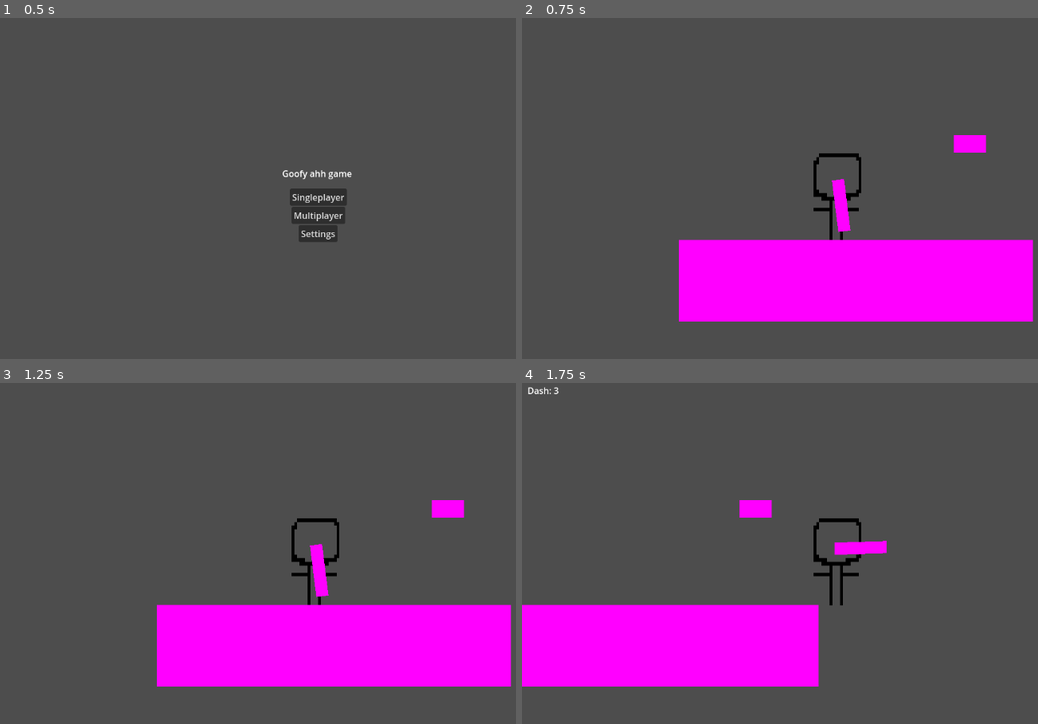
Above: before the commit, frames 1-4 (two rows, left to right).
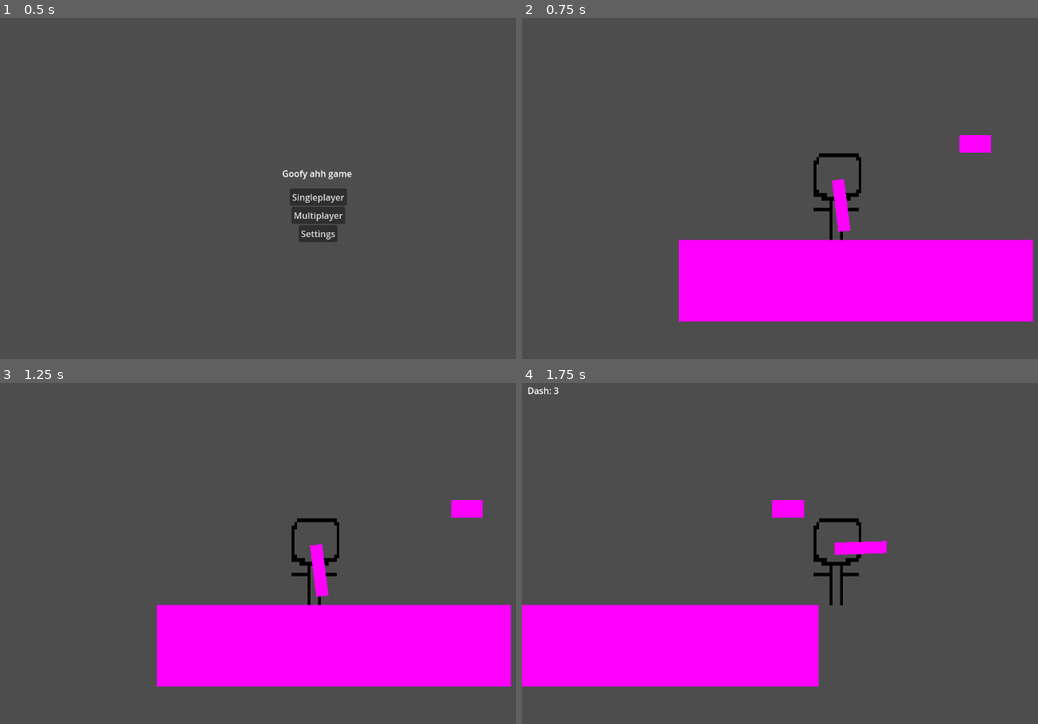
Above: after the commit, the same moments.

Repository: Sheep26/2DMultiplayerShooter
Game: Godot game, scene res://Scenes/MainMenu/MainMenu.tscn
Same seed, same stepped clock (60 frames per second), same inputs: the game is played once before the commit and once after it.
Inputs (mouse positions are in pixels of both pictures, inside the frame that each line leads up to):
- Up to frame 1 (0.5 s): no input
- Up to frame 2 (0.75 s): click "Singleplayer" at 0.5 s
- Up to frame 3 (1.25 s): no input
- Up to frame 4 (1.75 s): move the mouse to (981, 543) at 1.27 s; hold Right (right) from 1.28 s (still down); tap E (dash) at 1.35 s; tap W (jump) at 1.52 s

Frame 1 is identical in both runs. In frame 2, 0.1% of the frame differs, in the area x 83-91%, y 34-40%; in frame 3, 0.4%; in frame 4, 0.7%, in the area x 42-55%, y 34-40%.

Commit message:
moving platform nearly works
will finish at dtc

Diff:
--- a/Scenes/Levels/Level1.tscn
+++ b/Scenes/Levels/Level1.tscn
@@ -26,3 +26,5 @@
 [node name="MovingPlatform" parent="." instance=ExtResource("2_y0v4r")]
 position = Vector2(769, 140)
 scale = Vector2(0.05, 0.05)
+speed = 50.0
+addX = 200.0
--- a/Scripts/MovingPlatform.gd
+++ b/Scripts/MovingPlatform.gd
@@ -11,4 +11,5 @@
 	startY = position.y
 
 func _process(_delta):
+	position = position.move_toward(Vector2(startX+addX,startY+addY), _delta * speed)
 	pass
